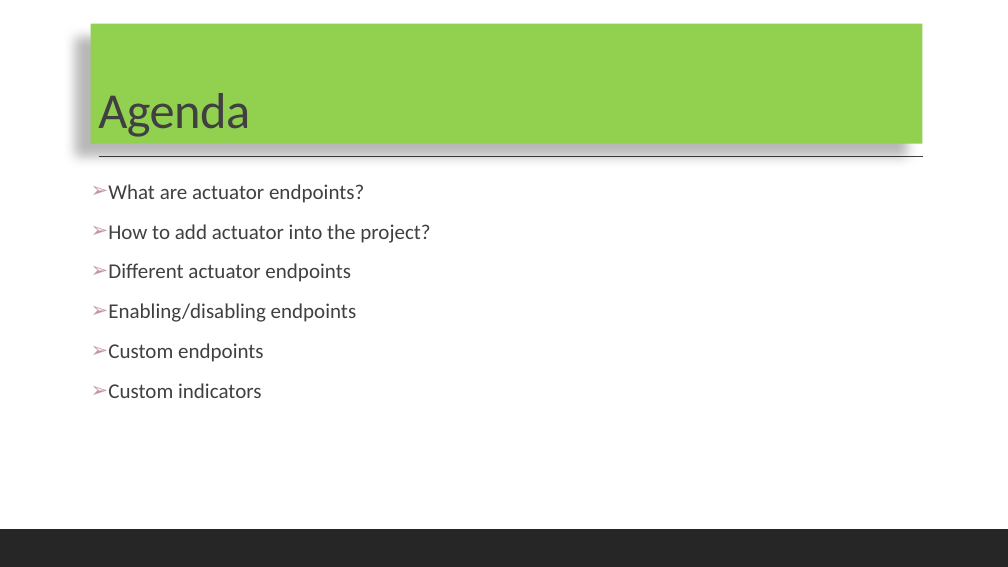
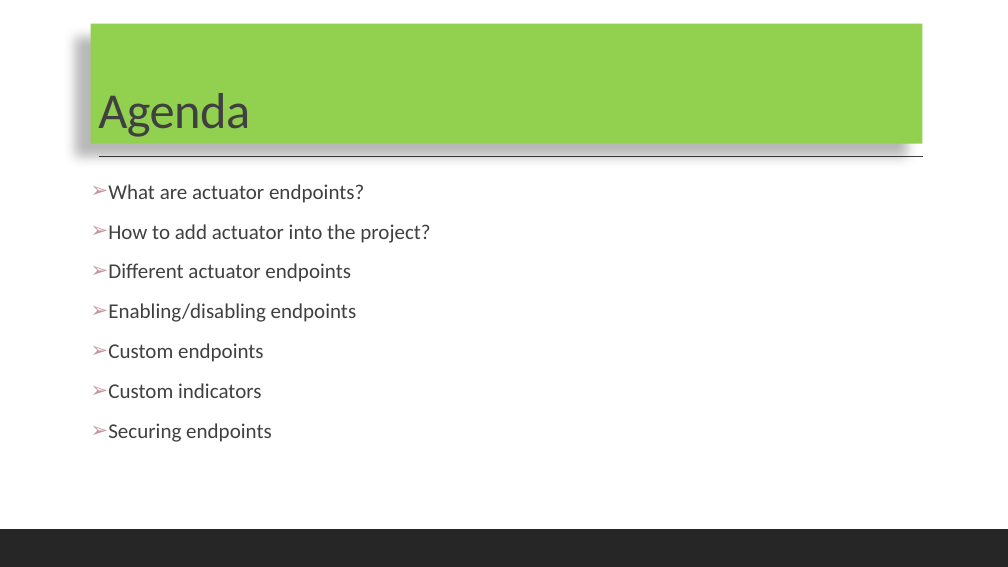
Before and after one commit to codefarm0/Microservices, a slide deck: slide 2 of ppt/Spring boot actuator.pptx. Drawn at 1008x567 pixels with LibreOffice and Linux fonts; fonts in the diff are those of the drawing. Boxes give left, top, right and bottom in pixels: in the first picture for what was removed or moved away, otherwise in the second. Text is boxed around its words. In the diff, an @@ line names an element or a change of style, - is before the commit and + after.

```diff
--- a/ppt/Spring boot actuator.pptx
+++ b/ppt/Spring boot actuator.pptx
@@ text at bbox=[108, 423, 272, 442]: paragraph added @@
+➢ Securing endpoints
```
Also in this commit, not shown: 5 other slides changed, 1 slide removed, 3 other files.
